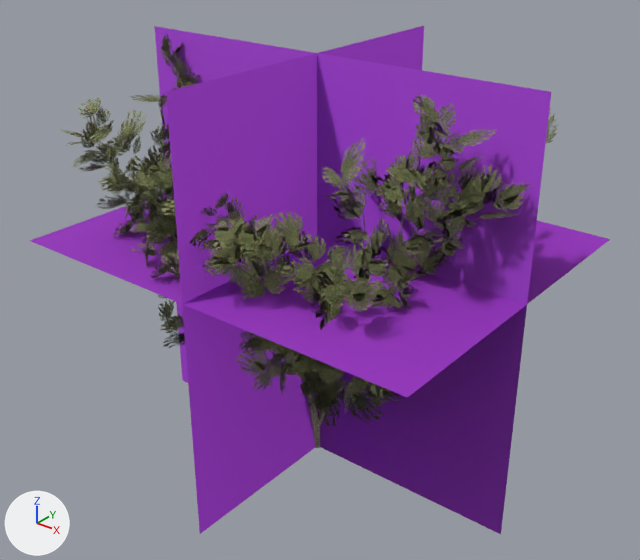
The glTF model data/models/board/vegetation/foliage-desert-3.glb: old version first, new version second.
Before and after are seen from a 50 mm lens placed at (21.2, -26.3, 24.9), pointed at (0.3, -0.2, 8.7). Every picture has the same lights, and +X, +Y and +Z are marked at lower left. The picture after the commit comes second. Where no turn or scale is listed for an object, it has been applied to the vertices. Vertices at exactly the same position are counted once.

In view in the first picture: 'foliage-desert-3-lod0.001', 'foliage-desert-3-lod1.001', 'foliage-desert-3-lod2.001', 'foliage-desert-3-lod3.001'.
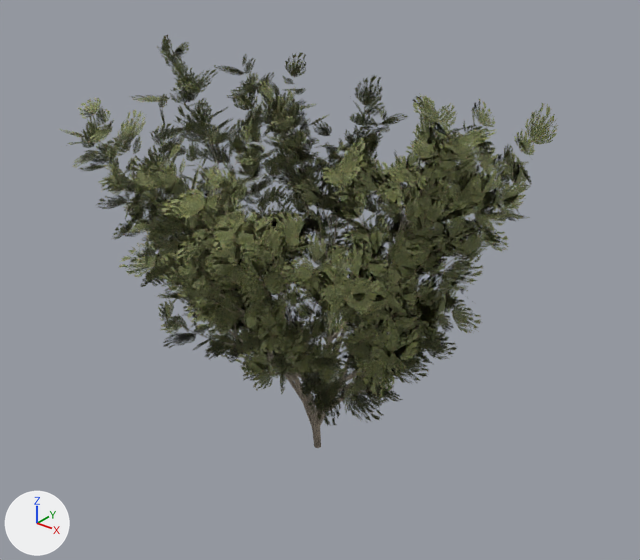
Where the change shows, as pixel boxes [x1, y1, x2, y2] in the pictures (640 x 560 px; the box of a moved part takes in the faces that stretch with it):
'foliage-desert-3-lod3.001', reshaped, recoloured (not visible afterwards): before [30, 26, 610, 534]
part 1 of me_foliage_desert_3_lod3, moved or reshaped (not visible afterwards): before [30, 194, 610, 397]
part 2 of me_foliage_desert_3_lod3, recoloured (purple): before [30, 26, 610, 534]

The change, as a list of edits to the scene's bpy script:
```text
Change me_foliage_desert_3_lod3:
    where me_foliage_desert_3_lod3.from_pydata(...)  # 12 vertices, 6 faces; spans x -9.0..9.5, y -7.6..7.4, z 0.0..18.0
    used by ob_foliage_desert_3_lod3_001; location = (0.0, 0.0, 0.0)
    me_foliage_desert_3_lod3 part 1: the loose piece of 4 vertices spanning x -9.0..9.5, y -7.6..7.4, z 10.5 is moved by (0.0, 0.0, 0.1)
    me_foliage_desert_3_lod3 part 2: 6 faces centred in x -2.8..3.3, y -2.6..2.4, z 6.0..12.0 are repainted in the vertex colours; the middle colour goes from purple #c646ff to pink #ff37e1
```
